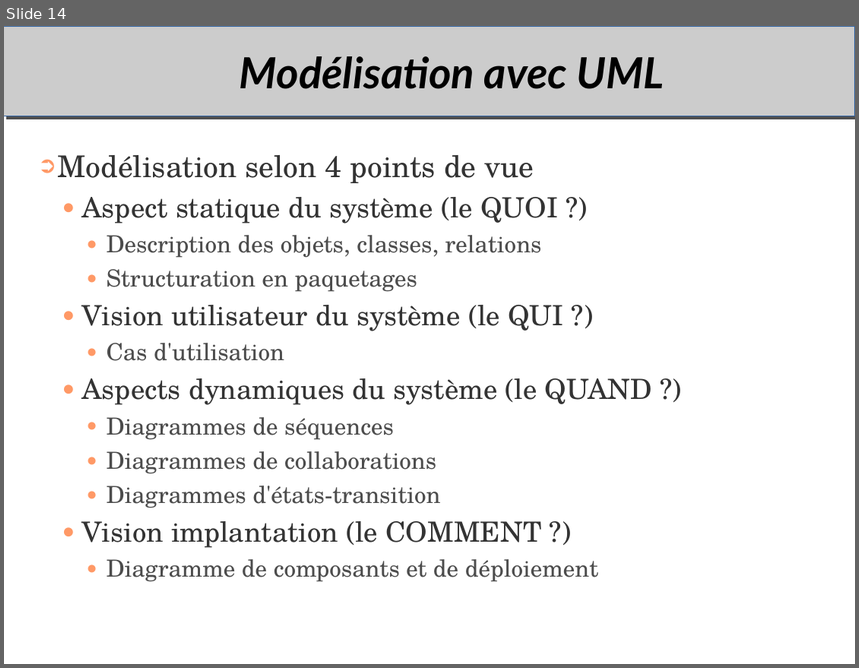
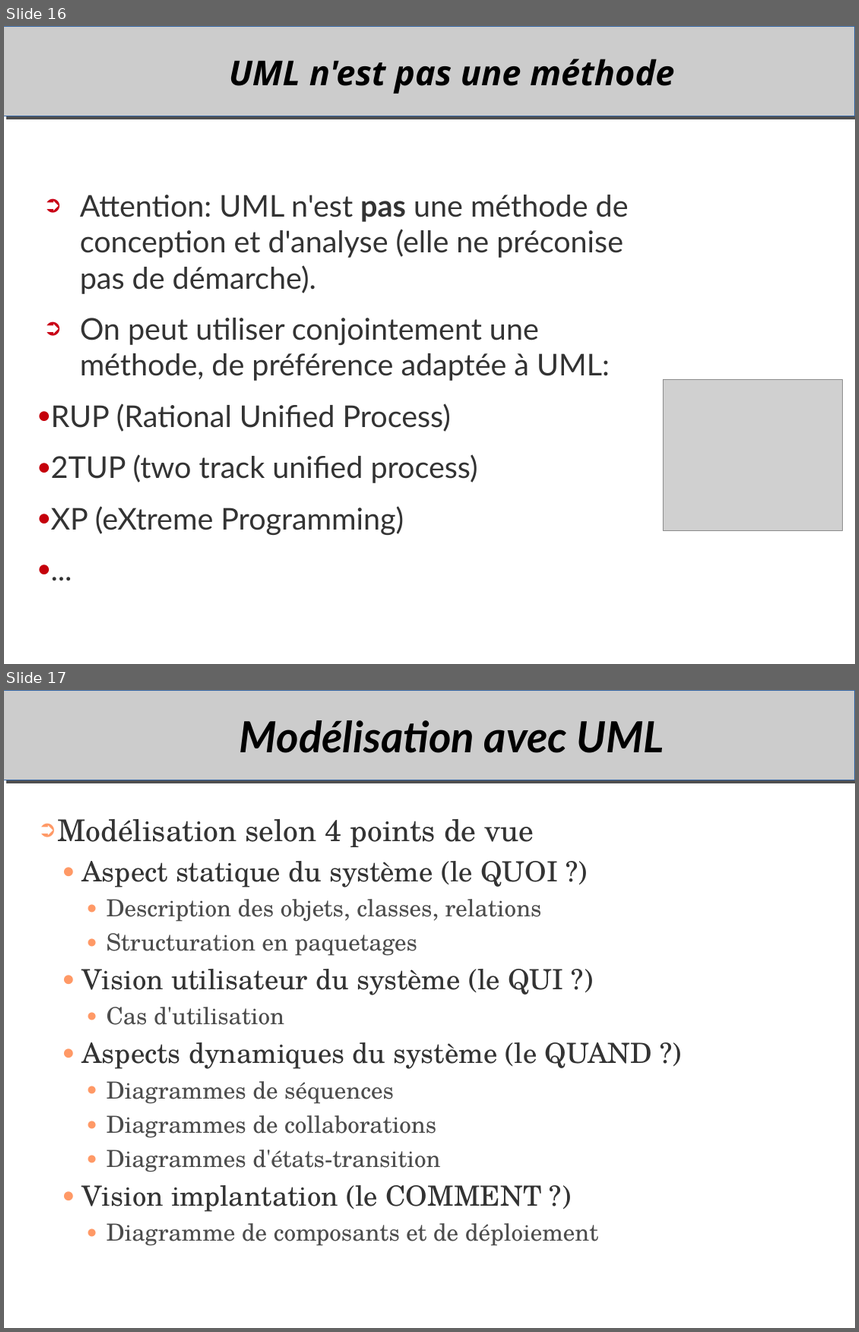
Before and after one commit to duanegris/texts, a slide deck: em-msi/it-s704/msi306-uml.odp. Shown one above the other, each under a label of ours: slide 14 before the commit, slides 16 and 17 after it. The pictures are 859x668 and 859x1332 pixels, drawn with LibreOffice and Linux fonts; fonts in the diff are those of the drawing; grey boxes stand for pictures; background and template pictures are left out. Boxes give left, top, right and bottom in pixels: in the first picture for what was removed or moved away, otherwise in the second. Text is boxed around its words. In the diff, an @@ line names an element or a change of style, - is before the commit and + after.

```diff
--- a/em-msi/it-s704/msi306-uml.odp
+++ b/em-msi/it-s704/msi306-uml.odp
@@ slide 16 added at [4, 26, 855, 664], background #FFFFFF; not listed: 1 template element that a slide beside it also shows @@
@@ title added at [229, 59, 674, 94], 32 pt, text #000000, bold, italic @@
+UML n'est pas une méthode
@@ text added at [51, 195, 629, 535], 28 pt, text #333333 @@
+➲ Attention: UML n'est pas une méthode de conception et d'analyse (elle ne préconise pas de démarche).
+➲ On peut utiliser conjointement une méthode, de préférence adaptée à UML:
+  ● RUP (Rational Unified Process)
+  ● 2TUP (two track unified process)
+  ● XP (eXtreme Programming)
+  ● ...
@@ picture added at [664, 379, 844, 532] @@
@@ what was slide 14 is now slide 17 @@
```
Also in this commit, not shown: 29 slides changed, 3 other slides added, 2 slides removed.
